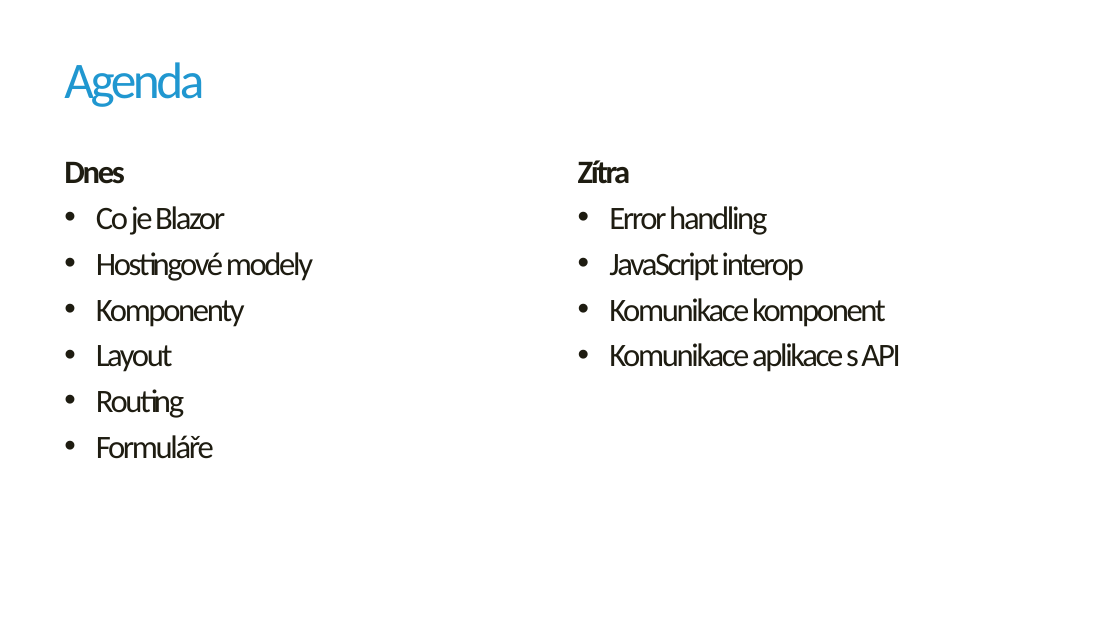
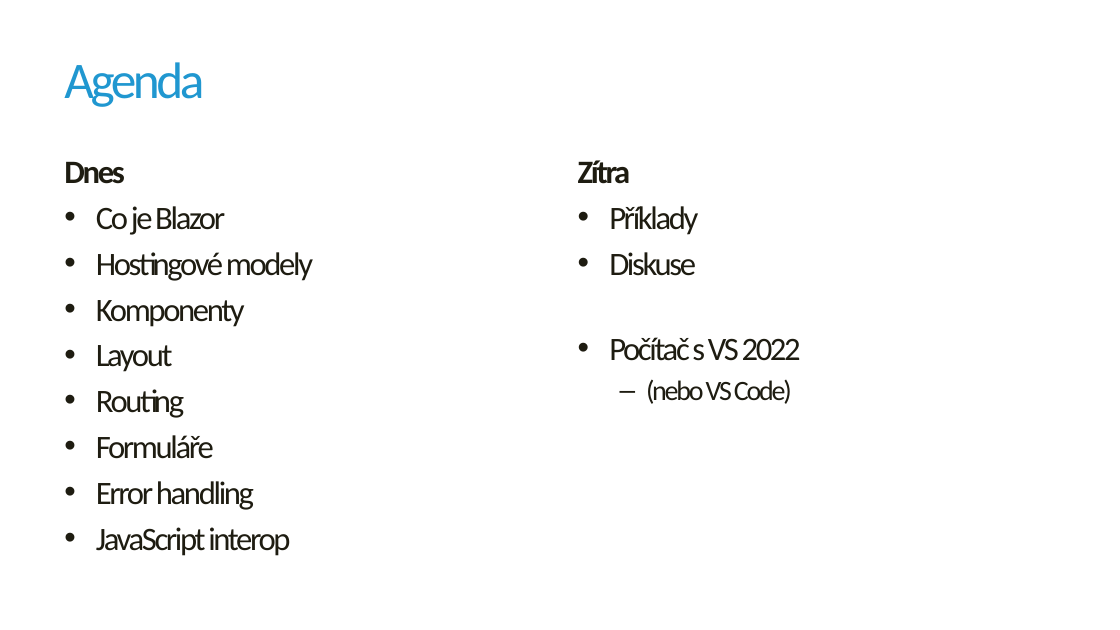
Before and after one commit to jirikanda/BlazorDemos, a slide deck: slide 2 of Presentation/00 - Intro.pptx. Drawn at 1120x630 pixels with LibreOffice and Linux fonts; fonts in the diff are those of the drawing; background and template pictures are left out. Boxes give left, top, right and bottom in pixels: in the first picture for what was removed or moved away, otherwise in the second. Text is boxed around its words. In the diff, an @@ line names an element or a change of style, - is before the commit and + after.

```diff
--- a/Presentation/00 - Intro.pptx
+++ b/Presentation/00 - Intro.pptx
@@ text at <box>609,206,801,404</box>: text changed @@
-• Error handling
-• JavaScript interop
-• Komunikace komponent
-• Komunikace aplikace s API
+• Příklady
+• Diskuse
+• Počítač s VS 2022
+  – (nebo VS Code)
@@ text at <box>96,481,290,556</box>: paragraphs added @@
+• Error handling
+• JavaScript interop
```
Also in this commit, not shown: 1 other slide changed, 6 other files.
